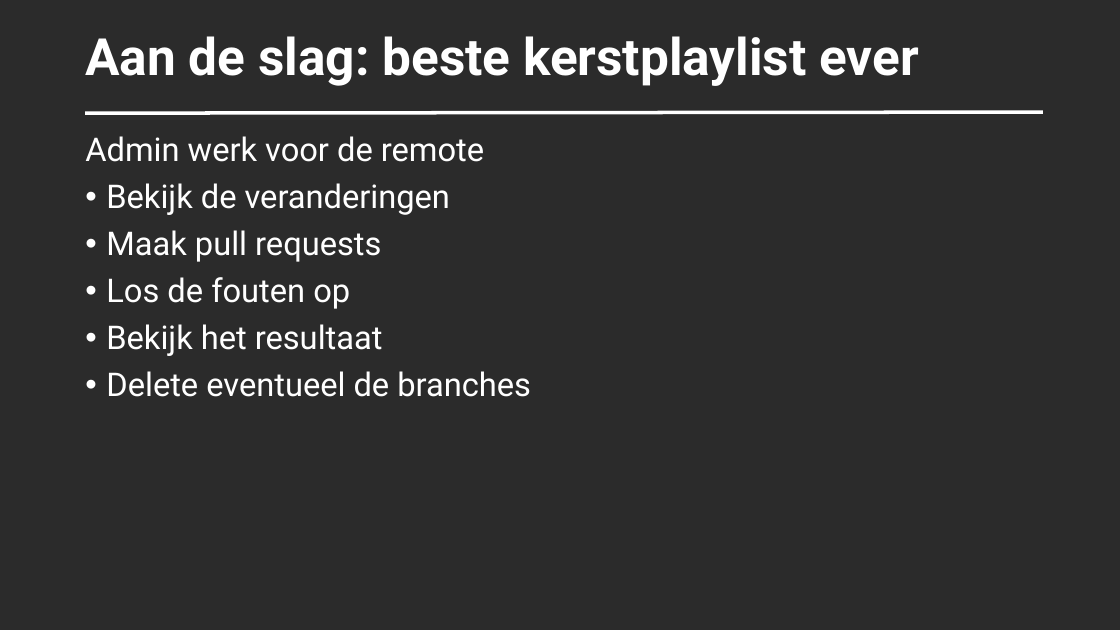
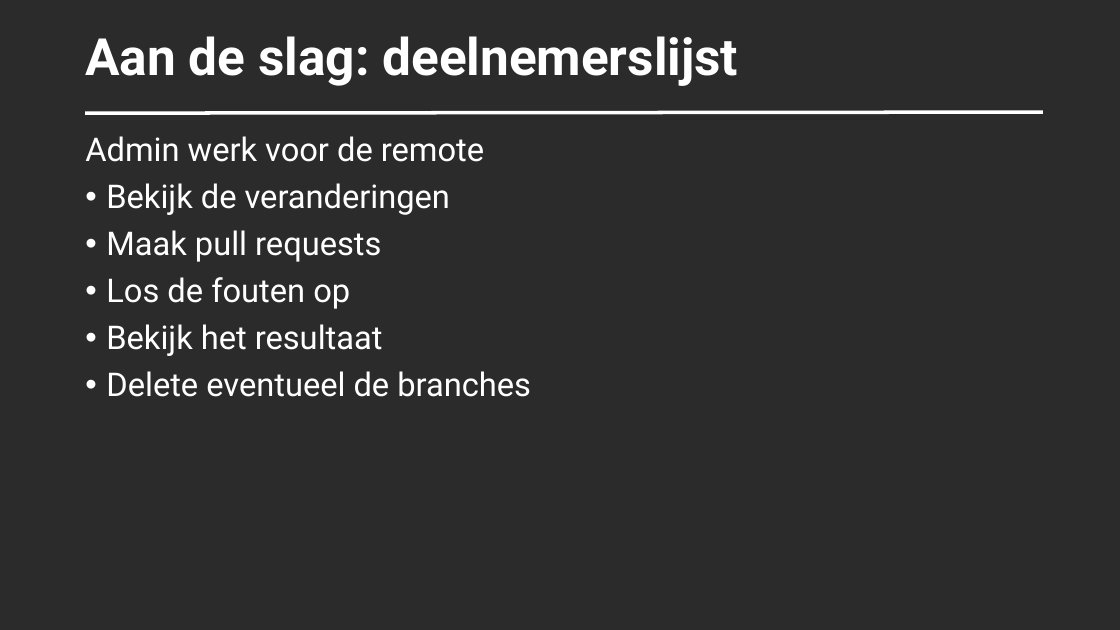
Before and after one commit to SUPERPNL/GIT-Cursus-SxBlue-2026, a slide deck: slide 20 of docs/20261101_gitcursus_SxBlue.pptx. Drawn at 1120x630 pixels with LibreOffice and Linux fonts; fonts in the diff are those of the drawing; background and template pictures are left out; a plain dark background stands for a picture behind light text. Boxes give left, top, right and bottom in pixels: in the first picture for what was removed or moved away, otherwise in the second. Text is boxed around its words. In the diff, an @@ line names an element or a change of style, - is before the commit and + after.

```diff
--- a/docs/20261101_gitcursus_SxBlue.pptx
+++ b/docs/20261101_gitcursus_SxBlue.pptx
@@ title at bbox=[85, 36, 738, 86]: text changed @@
-Aan de slag: beste kerstplaylist ever
+Aan de slag: deelnemerslijst
```
Also in this commit, not shown: 6 other slides changed, 11 slides removed, 1 other file.
